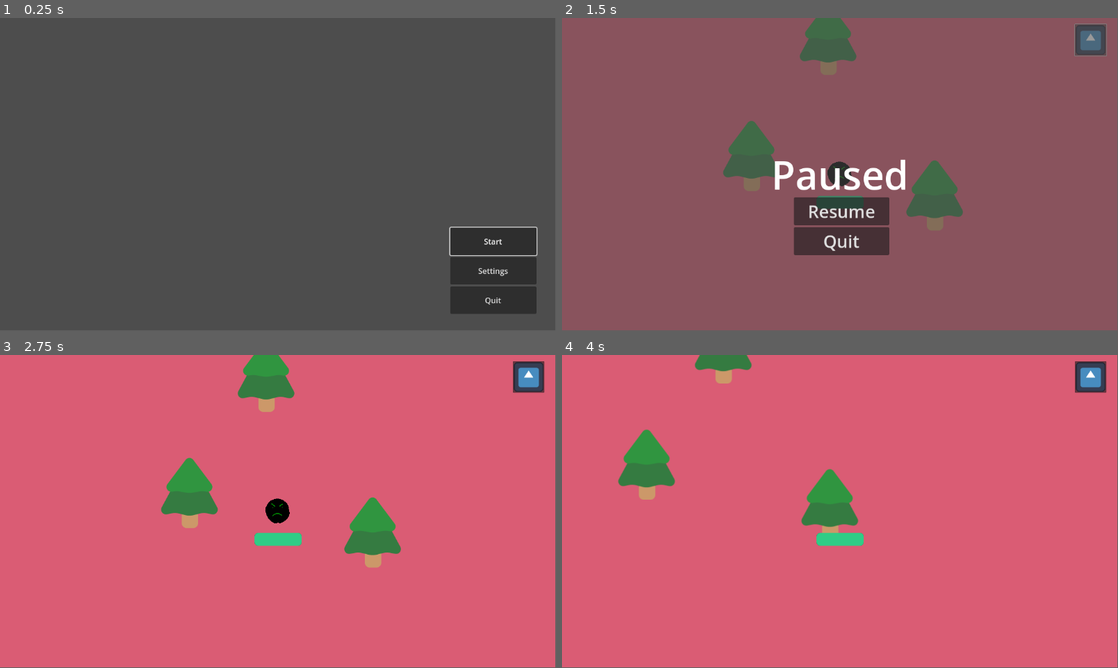
Above: before the commit, frames 1-4 (two rows, left to right).
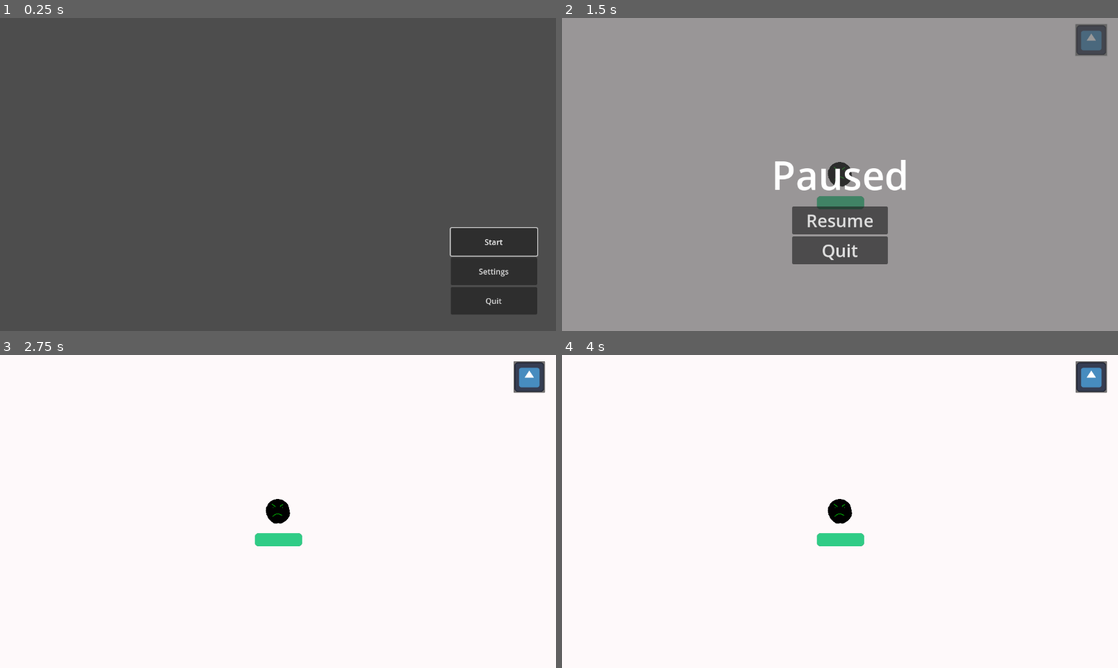
Above: after the commit, the same moments.

Repository: Reshlynt/StickArms
Game: Godot game, scene res://game_manage/main-menu.tscn
Two runs of this game, one before a commit and one after it. Both use one fixed random seed, a clock stepped at 60 frames per second and the inputs below. The engine's default icon, where the game draws it, is replaced by a stand-in: a white triangle on a blue panel in a dark square.
Inputs (mouse positions are in pixels of both pictures, inside the frame that each line leads up to):
- Up to frame 1 (0.25 s): no input
- Up to frame 2 (1.5 s): click "Start" at 0.5 s; click (1090, 39) at 1.25 s
- Up to frame 3 (2.75 s): click "Resume" at 2 s
- Up to frame 4 (4 s): tap Enter at 2.75 s; hold D (move_right) 2.78-3.53 s; hold S (move_down) from 3.53 s (still down)
In our replay, the window is 799x449 before the commit and 800x450 after it. These sizes can differ from the game's own. Grey fills any space a smaller window leaves; there, only what the larger window draws over its background counts as a difference.

The runs differ from the first frame. In frame 1, 0.4% of the frame differs, in the area x 80-97%, y 66-95%; in frame 2, 98%; in frame 3, 99%; in frame 4, 99%, in the area x 0-100%, y 0-100%.

Commit message:
main menu updates

Diff:
--- a/game_manage/StickArmsGame.tscn
+++ b/game_manage/StickArmsGame.tscn
@@ -1,8 +1,7 @@
-[gd_scene load_steps=7 format=3 uid="uid://cn88yvujw1flg"]
+[gd_scene load_steps=6 format=3 uid="uid://cn88yvujw1flg"]
 
 [ext_resource type="Script" path="res://game_manage/game_manager.gd" id="1_gd34c"]
 [ext_resource type="PackedScene" uid="uid://bdhnytpd8u7s2" path="res://player/player.tscn" id="2_rqvhg"]
-[ext_resource type="PackedScene" uid="uid://o287tvwofyxp" path="res://game_manage/tree.tscn" id="3_v36t5"]
 [ext_resource type="Texture2D" uid="uid://dpecgfk23omgh" path="res://icon.svg" id="4_qpie2"]
 [ext_resource type="Script" path="res://game_manage/pause_manager.gd" id="5_mqvo1"]
 
@@ -51,10 +50,10 @@
 anchor_top = 0.5
 anchor_right = 0.5
 anchor_bottom = 0.5
-offset_left = -135.0
-offset_top = -49.0
-offset_right = 135.0
-offset_bottom = 50.0
+offset_left = -142.5
+offset_top = -55.5
+offset_right = 142.5
+offset_bottom = 55.5
 grow_horizontal = 2
 grow_vertical = 2
 theme_override_font_sizes/font_size = 81
@@ -62,11 +61,18 @@
 horizontal_alignment = 1
 
 [node name="VBoxContainer" type="VBoxContainer" parent="HeadUpDisplay/PauseScreen"]
-layout_mode = 0
-offset_left = 481.0
-offset_top = 372.0
-offset_right = 679.0
-offset_bottom = 492.0
+layout_mode = 1
+anchors_preset = 8
+anchor_left = 0.5
+anchor_top = 0.5
+anchor_right = 0.5
+anchor_bottom = 0.5
+offset_left = -99.0
+offset_top = 66.0
+offset_right = 99.0
+offset_bottom = 186.0
+grow_horizontal = 2
+grow_vertical = 2
 
 [node name="ResumeButton" type="Button" parent="HeadUpDisplay/PauseScreen/VBoxContainer"]
 process_mode = 2
@@ -91,29 +97,23 @@
 layer = -1
 
 [node name="ColorRect" type="ColorRect" parent="Player/Background"]
-offset_right = 1156.0
-offset_bottom = 648.0
-color = Color(0.856006, 0.361786, 0.456508, 1)
+anchors_preset = -1
+anchor_right = 1.00347
+anchor_bottom = 1.0
+color = Color(0.996839, 0.977107, 0.978874, 1)
+metadata/_edit_use_anchors_ = true
 
 [node name="Camera2D2" type="Camera2D" parent="Player"]
 
 [node name="Path2D" type="Path2D" parent="Player"]
-position = Vector2(-576, -324)
+position = Vector2(-815.247, -370.969)
+scale = Vector2(1.23015, 1.11381)
 curve = SubResource("Curve2D_vc822")
 
 [node name="PathFollow2D" type="PathFollow2D" parent="Player/Path2D"]
 unique_name_in_owner = true
 position = Vector2(-149, -176)
 rotation = 1.57274
-
-[node name="Tree" parent="." instance=ExtResource("3_v36t5")]
-position = Vector2(393, 352)
-
-[node name="Tree2" parent="." instance=ExtResource("3_v36t5")]
-position = Vector2(773, 434)
-
-[node name="Tree3" parent="." instance=ExtResource("3_v36t5")]
-position = Vector2(552, 111)
 
 [node name="Timer" type="Timer" parent="."]
 wait_time = 0.4
--- a/game_manage/main-menu.tscn
+++ b/game_manage/main-menu.tscn
@@ -10,6 +10,7 @@
 grow_horizontal = 2
 grow_vertical = 2
 script = ExtResource("1_4hw1k")
+metadata/_edit_use_anchors_ = true
 
 [node name="VBoxContainer" type="VBoxContainer" parent="."]
 layout_mode = 1
--- a/project.godot
+++ b/project.godot
@@ -14,6 +14,10 @@
 run/main_scene="res://game_manage/main-menu.tscn"
 config/features=PackedStringArray("4.3", "Forward Plus")
 config/icon="res://icon.svg"
+
+[display]
+
+window/stretch/mode="viewport"
 
 [input]
 
